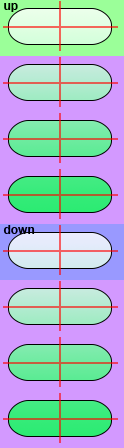
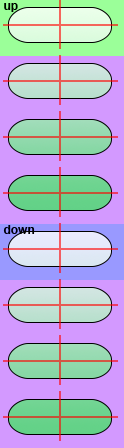
Layers edited between the first and the second 124x448 image:
painted on "crosshairs" over [3, 0, 118, 443]
painted on "button outlines" (1st of 2) over [8, 7, 112, 213]
renamed "button outlines copy" to "button outlines", painted on it over [8, 231, 112, 437]
